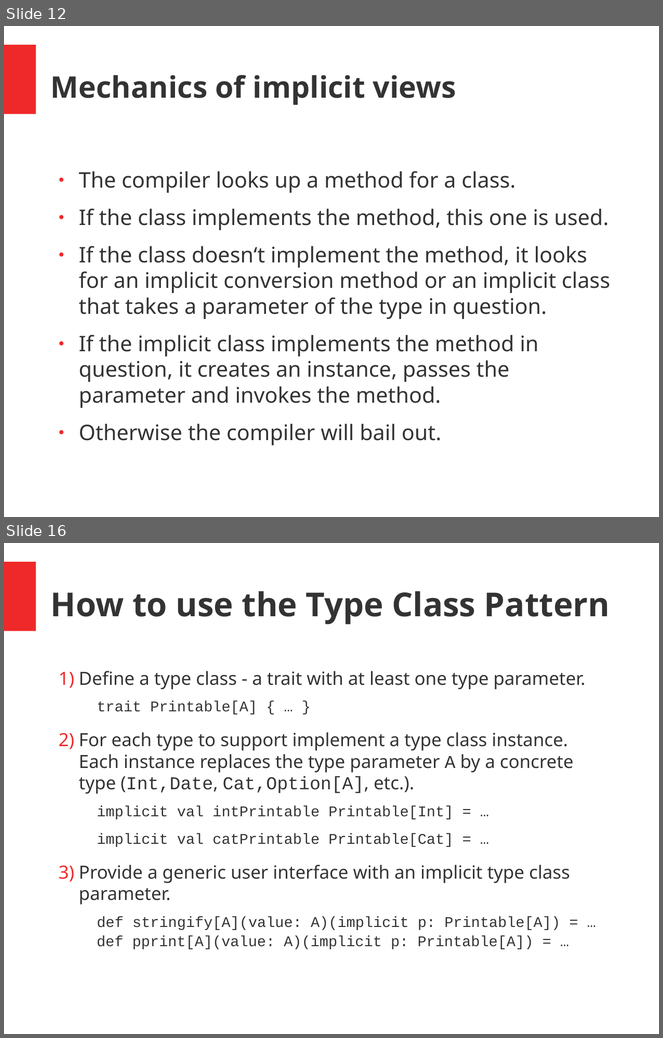
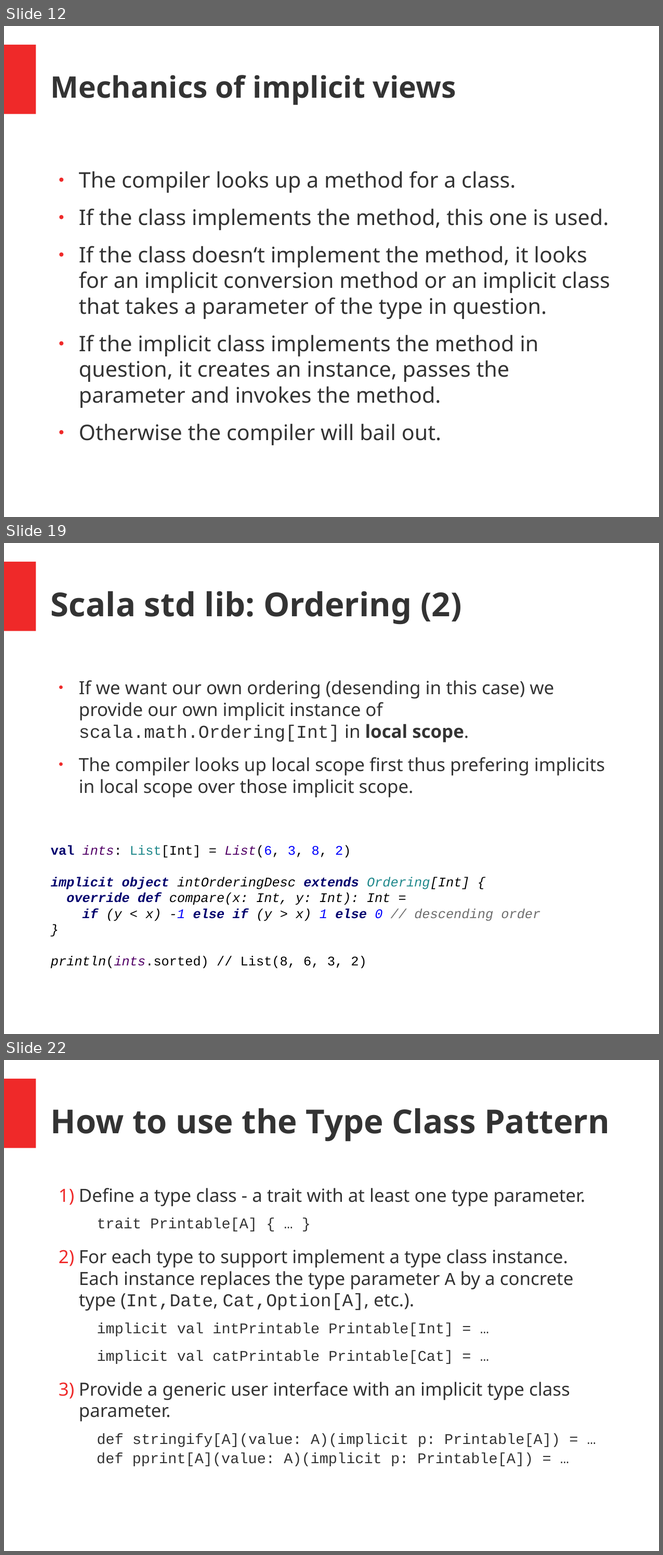
Before and after one commit to hermannhueck/typeclasses, a slide deck: Slides/TypeClasses.pptx. Shown one above the other, each under a label of ours: slides 12 and 16 before the commit, slides 12, 19 and 22 after it; the slides between them are not shown. The pictures are 663x1038 and 663x1555 pixels, drawn with LibreOffice and Linux fonts; fonts in the diff are those of the drawing. Boxes give left, top, right and bottom in pixels: in the first picture for what was removed or moved away, otherwise in the second. Text is boxed around its words. In the diff, an @@ line names an element or a change of style, - is before the commit and + after.

```diff
--- a/Slides/TypeClasses.pptx
+++ b/Slides/TypeClasses.pptx
@@ slide 19 added at (4,543,659,1034), background #FFFFFF; not listed: 1 template element that a slide beside it also shows @@
@@ text added at (51,591,462,625), 40 pt, text #333333, bold @@
+Scala std lib: Ordering (2)
@@ text added at (51,680,605,969), 22 pt, text #333333 @@
+● If we want our own ordering (desending in this case) we provide our own implicit instance of scala.math.Ordering[Int] in local scope.
+● The compiler looks up local scope first thus prefering implicits in local scope over those implicit scope.
+val ints: List[Int] = List(6, 3, 8, 2)
+implicit object intOrderingDesc extends Ordering[Int] {
+override def compare(x: Int, y: Int): Int =
+if (y < x) -1 else if (y > x) 1 else 0 // descending order
+}
+println(ints.sorted) // List(8, 6, 3, 2)
@@ what was slide 16 is now slide 22 @@
```
Also in this commit, not shown: 7 slides changed, 11 other slides added, 1 other file.
